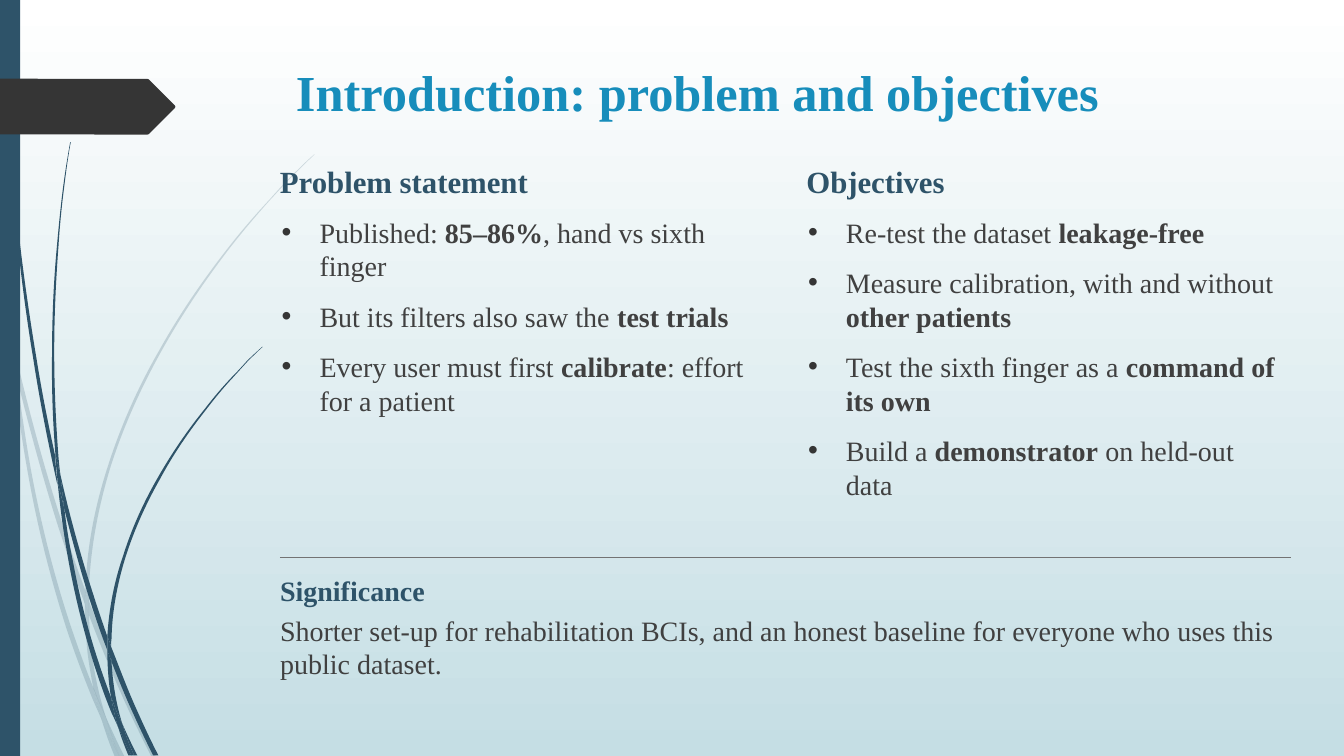
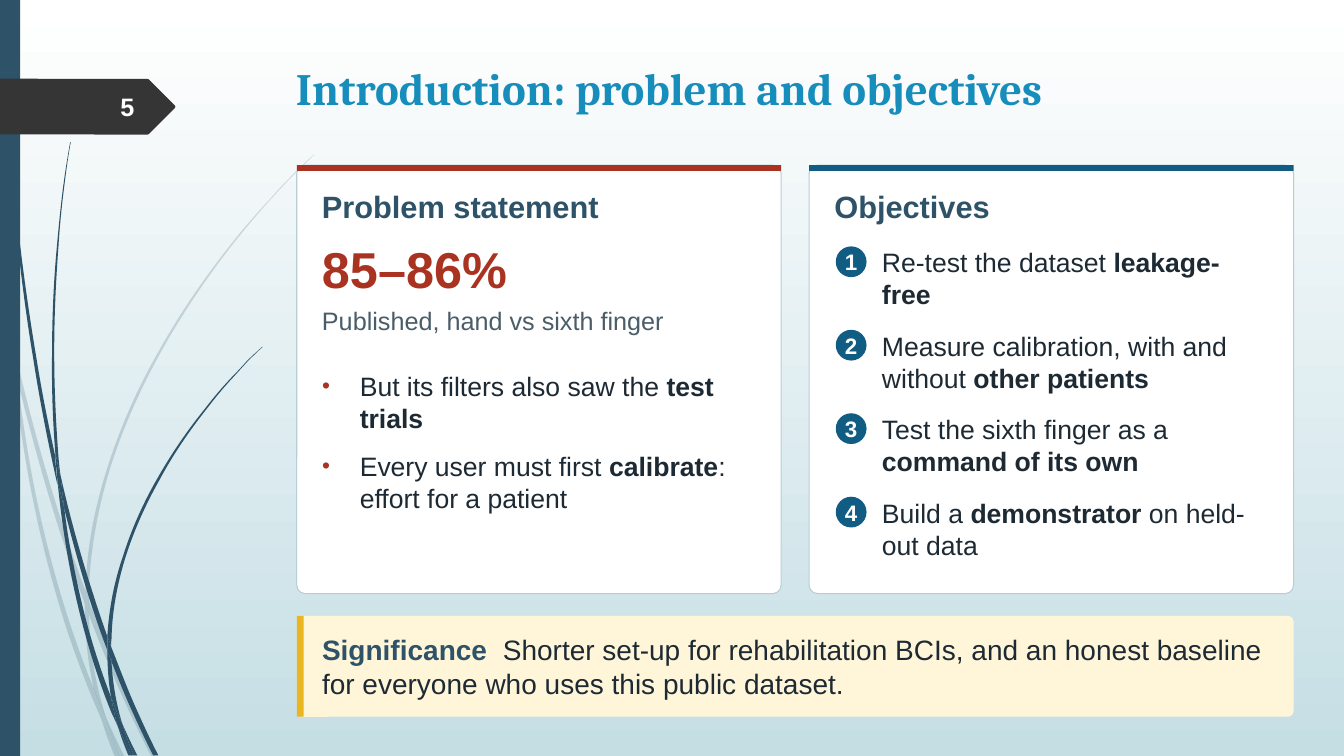
Before and after one commit to rajveeerr/sixth-finger-bci, a slide deck: slide 5 of report/slides/college/Sixth-Finger-BCI-Final-PPT.pptx. Drawn at 1344x756 pixels with LibreOffice and Linux fonts; fonts in the diff are those of the drawing. Boxes give left, top, right and bottom in pixels: in the first picture for what was removed or moved away, otherwise in the second. Text is boxed around its words. In the diff, an @@ line names an element or a change of style, - is before the commit and + after.

```diff
--- a/report/slides/college/Sixth-Finger-BCI-Final-PPT.pptx
+++ b/report/slides/college/Sixth-Finger-BCI-Final-PPT.pptx
@@ title "Introduction: problem and objectives" at (296, 74, 1042, 115): size 36 to 32 pt, font Times New Roman to Cambria @@
@@ page number added at (120, 98, 134, 117), 18 pt, text #FEFFFF, bold @@
+5
@@ rounded rectangle added at (296, 165, 781, 594), fill #FFFFFF, outline #B9CDD6 0.75 pt @@
@@ rectangle added at (296, 165, 781, 171), fill #A93220 @@
@@ rounded rectangle added at (810, 165, 1295, 594), fill #FFFFFF, outline #B9CDD6 0.75 pt @@
@@ rectangle added at (810, 165, 1295, 171), fill #105C82 @@
@@ text "Problem statement" at (322, 195, 598, 219): font Times New Roman to Arial @@
@@ text "Problem statement": place and size @@
-text "Problem statement" at (280, 171, 528, 194)
+text "Problem statement" at (322, 195, 598, 219)
@@ text "Objectives": place and size @@
-text "Objectives" at (806, 171, 944, 199)
+text "Objectives" at (834, 195, 989, 223)
@@ text "Objectives" at (834, 195, 989, 223): font Times New Roman to Arial @@
@@ text at (320, 223, 705, 282): paragraph removed @@
-• Published: 85–86%, hand vs sixth finger
@@ text removed at (846, 223, 1274, 496) @@
-• Re-test the dataset leakage-free
-• Measure calibration, with and without other patients
-• Test the sixth finger as a command of its own
-• Build a demonstrator on held-out data
@@ text added at (322, 253, 507, 289), 36 pt, text #A93220, bold @@
+85–86%
@@ ellipse added at (836, 246, 867, 277), fill #105C82 @@
@@ text added at (845, 254, 857, 270), 16 pt, text #FFFFFF, bold @@
+1
@@ text added at (882, 252, 1220, 305), 19 pt, text #1D2A33 @@
+Re-test the dataset leakage-free
@@ text added at (322, 311, 664, 335), 18 pt, text #4A5D68 @@
+Published, hand vs sixth finger
@@ ellipse added at (836, 330, 867, 361), fill #105C82 @@
@@ text added at (845, 338, 857, 354), 16 pt, text #FFFFFF, bold @@
+2
@@ text added at (882, 336, 1227, 393), 19 pt, text #1D2A33 @@
+Measure calibration, with and without other patients
@@ text "But its filters also saw ...": place and size @@
-text "But its filters also saw ..." at (320, 223, 744, 416)
+text "But its filters also saw ..." at (360, 376, 726, 514)
@@ text "But its filters also saw ..." at (360, 376, 726, 514): size 20 to 19 pt, font Times New Roman to Arial, text colour #404040 to #1D2A33; less space between paragraphs; bullet colour #353535 to #A93220 @@
@@ ellipse added at (836, 413, 867, 445), fill #105C82 @@
@@ text added at (882, 419, 1168, 472), 19 pt, text #1D2A33 @@
+Test the sixth finger as a command of its own
@@ text added at (845, 421, 857, 438), 16 pt, text #FFFFFF, bold @@
+3
@@ ellipse added at (836, 497, 867, 528), fill #105C82 @@
@@ text added at (845, 505, 857, 521), 16 pt, text #FFFFFF, bold @@
+4
@@ text added at (882, 503, 1245, 556), 19 pt, text #1D2A33 @@
+Build a demonstrator on held-out data
@@ line removed from (280, 558) to (1292, 558) @@
@@ rounded rectangle added at (296, 616, 1294, 717), fill #FFF6DA @@
@@ rectangle added at (296, 616, 303, 717), fill #E9B520 @@
@@ text "Significance Shorter set-up for rehabilitation ..." at (322, 639, 1261, 699): vertical alignment top to middle @@
@@ text at (322, 639, 1261, 699): text changed; font Times New Roman to Arial; text colour #404040 to #1D2A33 @@
-Significance
-Shorter set-up for rehabilitation BCIs, and an honest baseline for everyone who uses this public dataset.
+Significance Shorter set-up for rehabilitation BCIs, and an honest baseline for everyone who uses this public dataset.
```
Also in this commit, not shown: 17 other slides changed, 2 other files.
